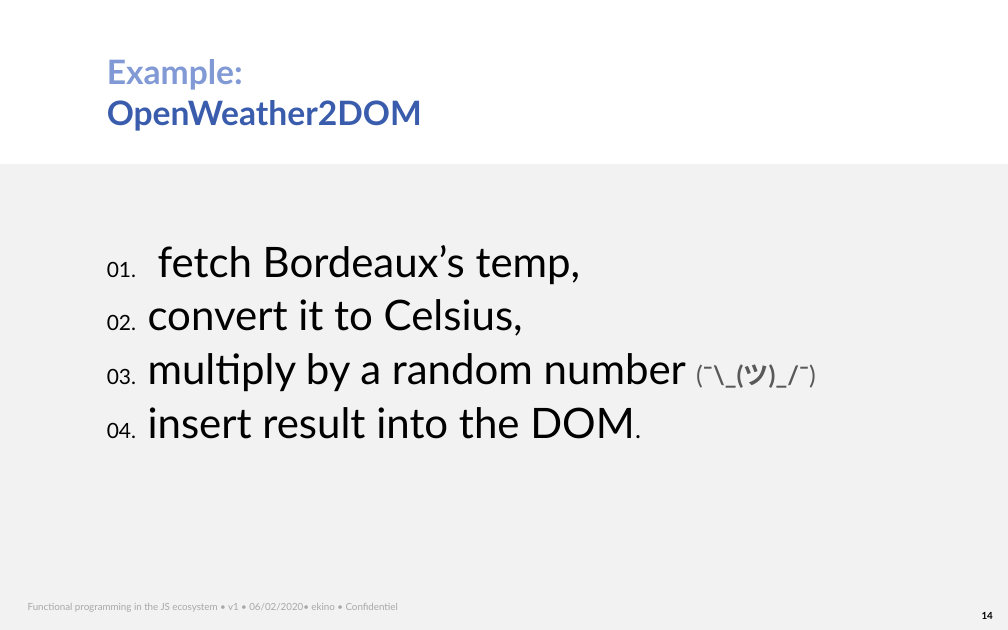
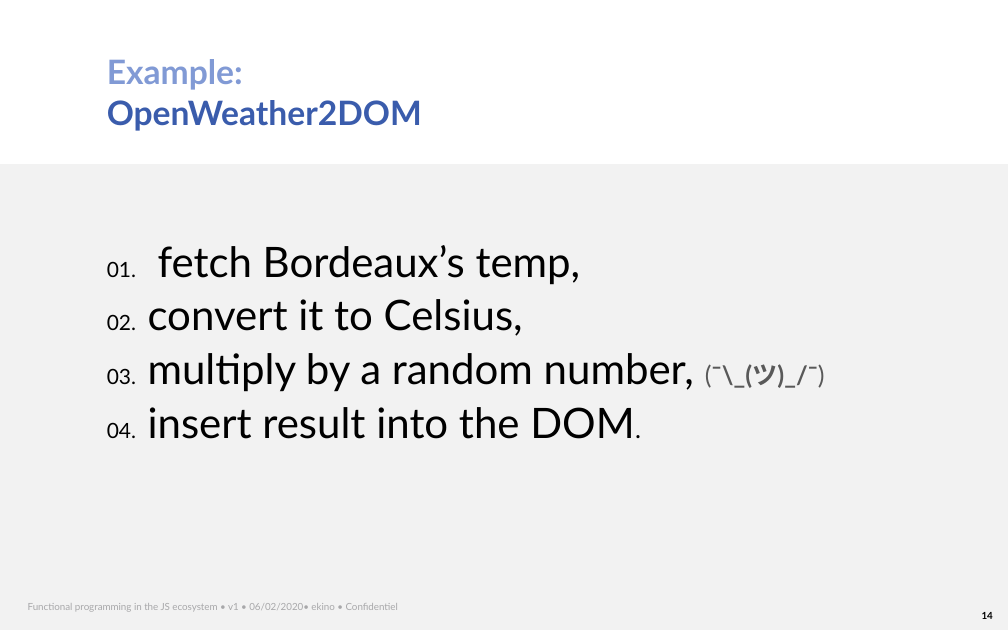
Before and after one commit to mdubourg001/toasts, a slide deck: slide 14 of javascript-fp/slides.pptx. Drawn at 1008x630 pixels with LibreOffice and Linux fonts; fonts in the diff are those of the drawing. Boxes give left, top, right and bottom in pixels: in the first picture for what was removed or moved away, otherwise in the second. Text is boxed around its words. In the diff, an @@ line names an element or a change of style, - is before the commit and + after.

```diff
--- a/javascript-fp/slides.pptx
+++ b/javascript-fp/slides.pptx
@@ text at bbox=[107, 353, 825, 392]: text changed @@
-03. multiply by a random number (¯\_(ツ)_/¯)
+03. multiply by a random number, (¯\_(ツ)_/¯)
```
Also in this commit, not shown: 1 slide removed, 1 other file.
